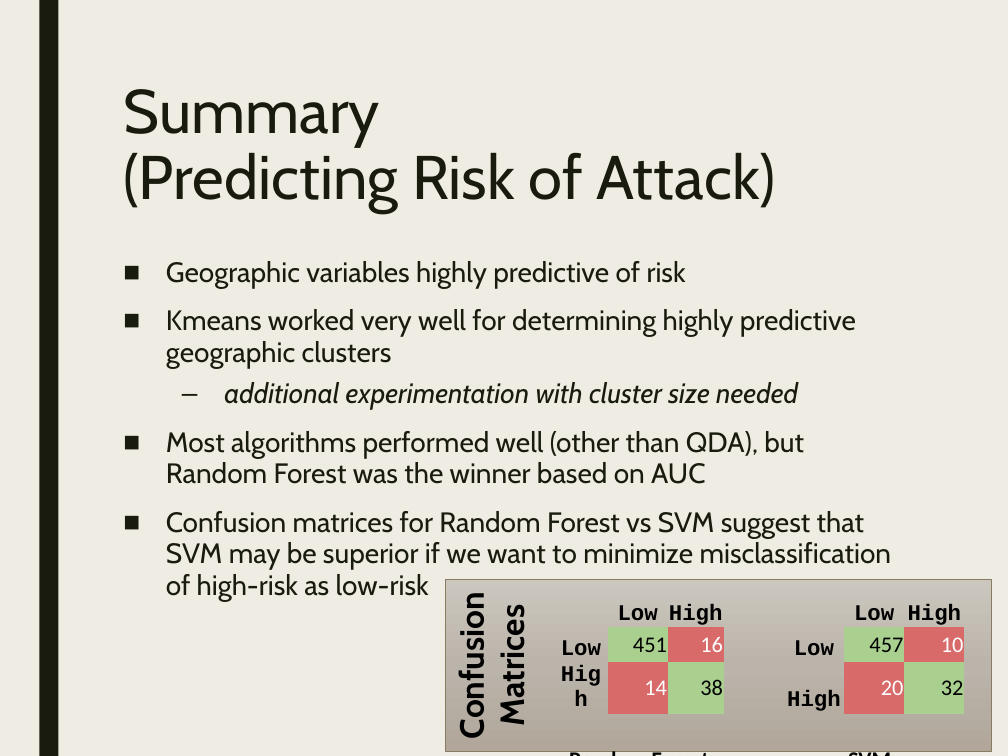
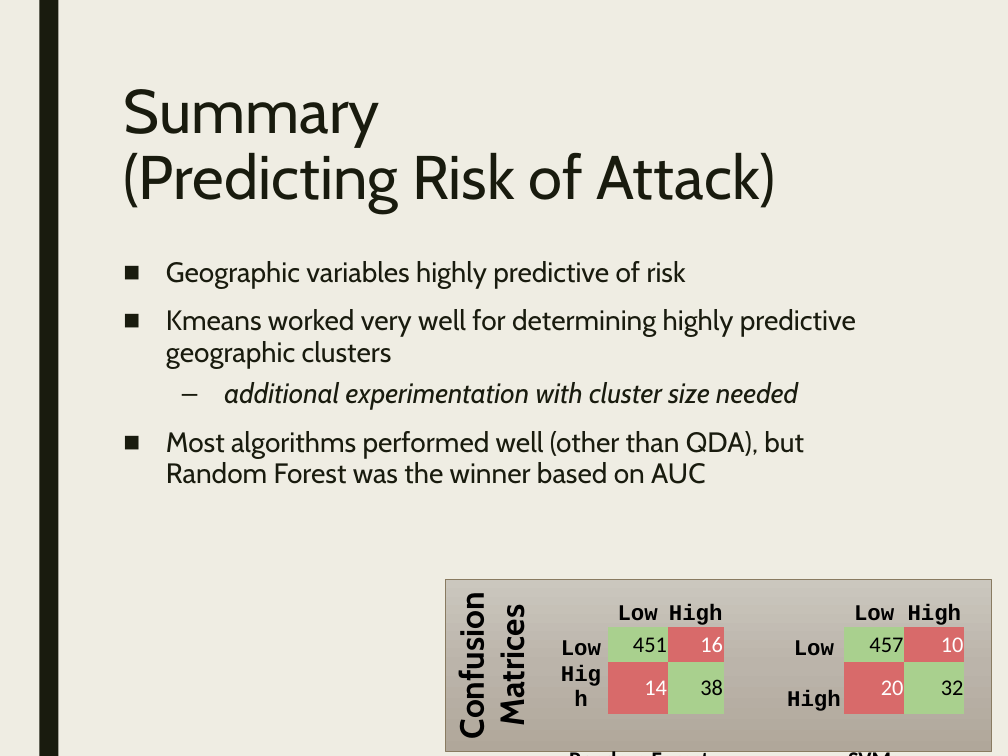
Before and after one commit to stats-learning-fall2019/final-project, a slide deck: slide 57 of presentation/gtdb-final-presentation.pptx. Drawn at 1008x756 pixels with LibreOffice and Linux fonts; fonts in the diff are those of the drawing. Boxes give left, top, right and bottom in pixels: in the first picture for what was removed or moved away, otherwise in the second. Text is boxed around its words. In the diff, an @@ line names an element or a change of style, - is before the commit and + after.

Commit message:
Makes small correction to summary for Sean's q2 related to confusion matricies

```diff
--- a/presentation/gtdb-final-presentation.pptx
+++ b/presentation/gtdb-final-presentation.pptx
@@ text at (166, 511, 892, 601): paragraph removed @@
-■ Confusion matrices for Random Forest vs SVM suggest that SVM may be superior if we want to minimize misclassification of high-risk as low-risk
```
